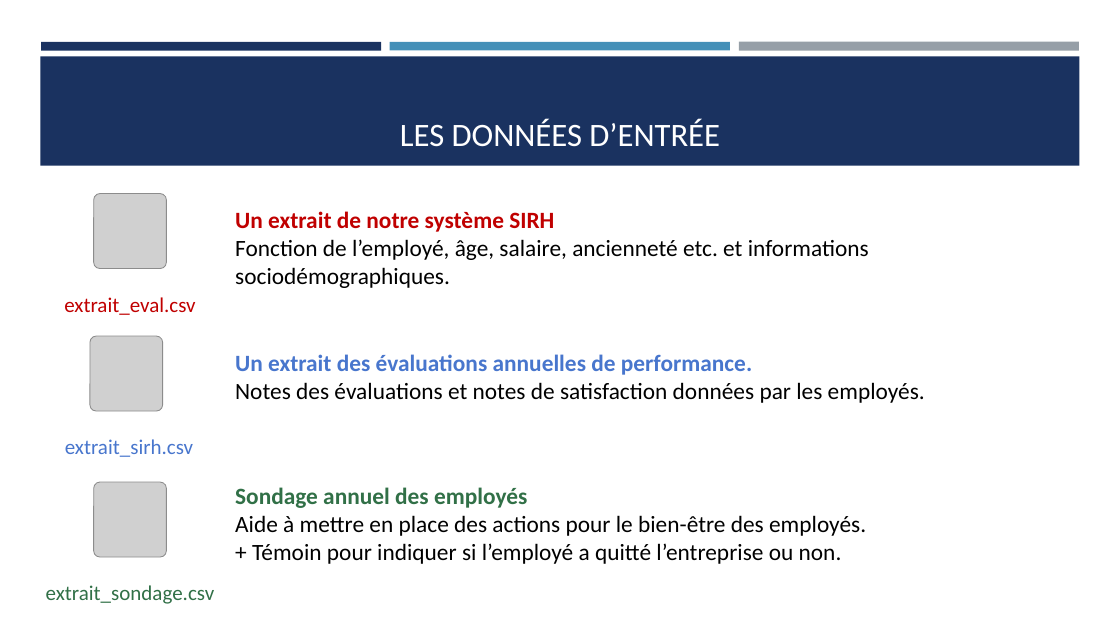
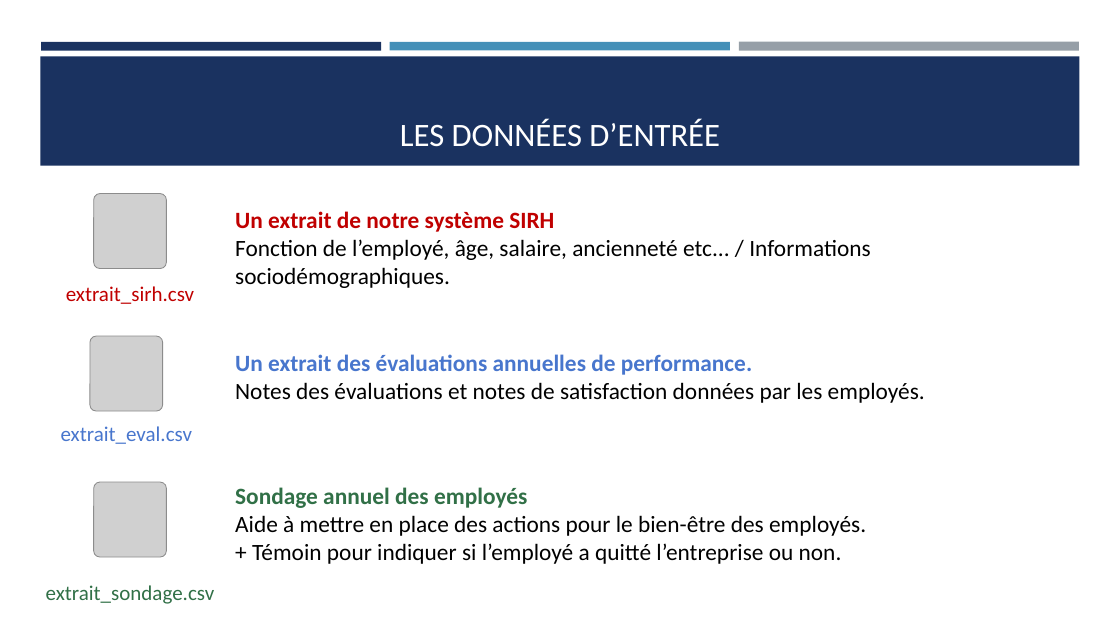
Before and after one commit to Ace4teaM/OCR-NovaTech, a slide deck: slide 6 of Presentation.pptx (slide 8 before the commit). Drawn at 1120x630 pixels with LibreOffice and Linux fonts; fonts in the diff are those of the drawing; grey boxes stand for pictures. Boxes give left, top, right and bottom in pixels: in the first picture for what was removed or moved away, otherwise in the second. Text is boxed around its words. In the diff, an @@ line names an element or a change of style, - is before the commit and + after.

```diff
--- a/Presentation.pptx
+++ b/Presentation.pptx
@@ text at (235,239,871,260): text changed @@
-Fonction de l’employé, âge, salaire, ancienneté etc. et informations sociodémographiques.
+Fonction de l’employé, âge, salaire, ancienneté etc... / Informations sociodémographiques.
@@ text "extrait_sirh.csv": place and size @@
-text "extrait_sirh.csv" at (65,439,193,457)
+text "extrait_sirh.csv" at (66,286,194,304)
@@ text "extrait_sirh.csv" at (66,286,194,304): text colour #4876CD to #C00000 @@
@@ text "extrait_eval.csv": place and size @@
-text "extrait_eval.csv" at (64,297,195,315)
+text "extrait_eval.csv" at (61,426,192,444)
@@ text "extrait_eval.csv" at (61,426,192,444): text colour #C00000 to #4876CD @@
```
Also in this commit, not shown: 16 other slides changed, 8 slides added, 5 slides removed, 6 other files.
